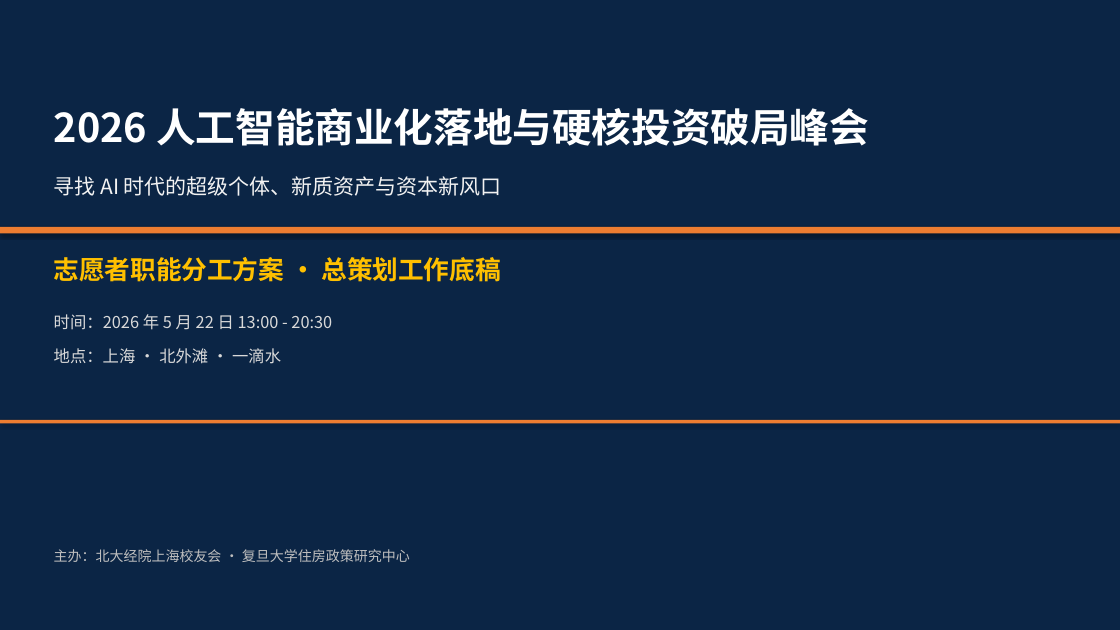
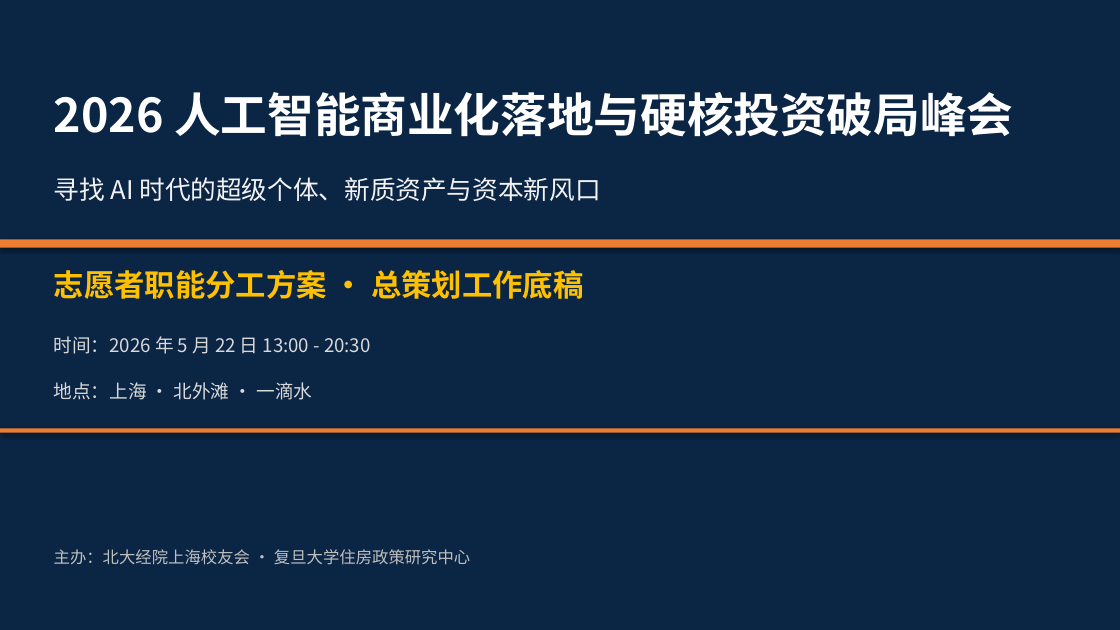
Before and after one commit to hujigang2010-maker/AIDEN, a slide deck: slide 1 of 2026峰会_志愿者分工方案.pptx. Drawn at 1120x630 pixels with LibreOffice and Linux fonts; fonts in the diff are those of the drawing. Boxes give left, top, right and bottom in pixels: in the first picture for what was removed or moved away, otherwise in the second. Text is boxed around its words. In the diff, an @@ line names an element or a change of style, - is before the commit and + after.

```diff
--- a/2026峰会_志愿者分工方案.pptx
+++ b/2026峰会_志愿者分工方案.pptx
@@ text "2026 人工智能商业化落地与硬核投资破局峰会": place and size @@
-text "2026 人工智能商业化落地与硬核投资破局峰会" at <box>54,108,869,146</box>
+text "2026 人工智能商业化落地与硬核投资破局峰会" at <box>54,92,1013,137</box>
@@ text "2026 人工智能商业化落地与硬核投资破局峰会" at <box>54,92,1013,137</box>: size 34 to 40 pt @@
@@ text "寻找 AI 时代的超级个体、新质资产与资本新风口" at <box>54,177,600,201</box>: size 18 to 22 pt @@
@@ rectangle: place and size @@
-rectangle at <box>0,227,1120,234</box>
+rectangle at <box>0,239,1120,248</box>
@@ text "志愿者职能分工方案 · 总策划工作底稿": place and size @@
-text "志愿者职能分工方案 · 总策划工作底稿" at <box>54,257,501,282</box>
+text "志愿者职能分工方案 · 总策划工作底稿" at <box>54,270,583,299</box>
@@ text "志愿者职能分工方案 · 总策划工作底稿" at <box>54,270,583,299</box>: size 22 to 26 pt @@
@@ text "时间：2026 年 5 月 22 ...": place and size @@
-text "时间：2026 年 5 月 22 ..." at <box>54,314,332,330</box>
+text "时间：2026 年 5 月 22 ..." at <box>54,336,371,354</box>
@@ text "时间：2026 年 5 月 22 ..." at <box>54,336,371,354</box>: size 14 to 16 pt @@
@@ text "地点：上海 · 北外滩 · 一滴水" at <box>54,382,313,400</box>: size 14 to 16 pt @@
@@ text "地点：上海 · 北外滩 · 一滴水": place and size @@
-text "地点：上海 · 北外滩 · 一滴水" at <box>54,348,281,364</box>
+text "地点：上海 · 北外滩 · 一滴水" at <box>54,382,313,400</box>
@@ rectangle: place and size @@
-rectangle at <box>0,420,1120,423</box>
+rectangle at <box>0,429,1120,433</box>
@@ text "主办：北大经院上海校友会 · 复旦大学住房政策研究中心" at <box>54,549,470,565</box>: size 12 to 14 pt @@
```
Also in this commit, not shown: 26 other slides changed, 2 other files.
